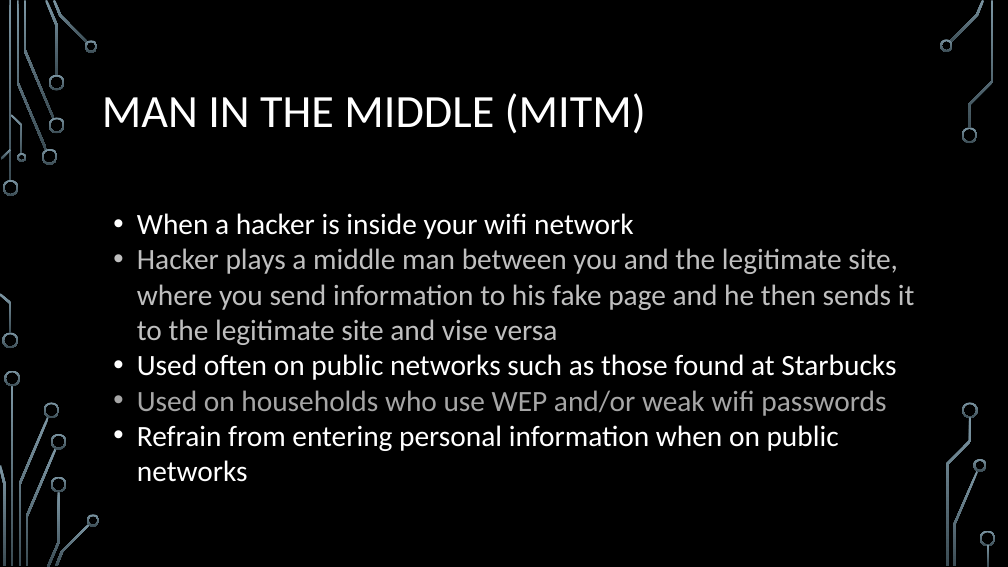
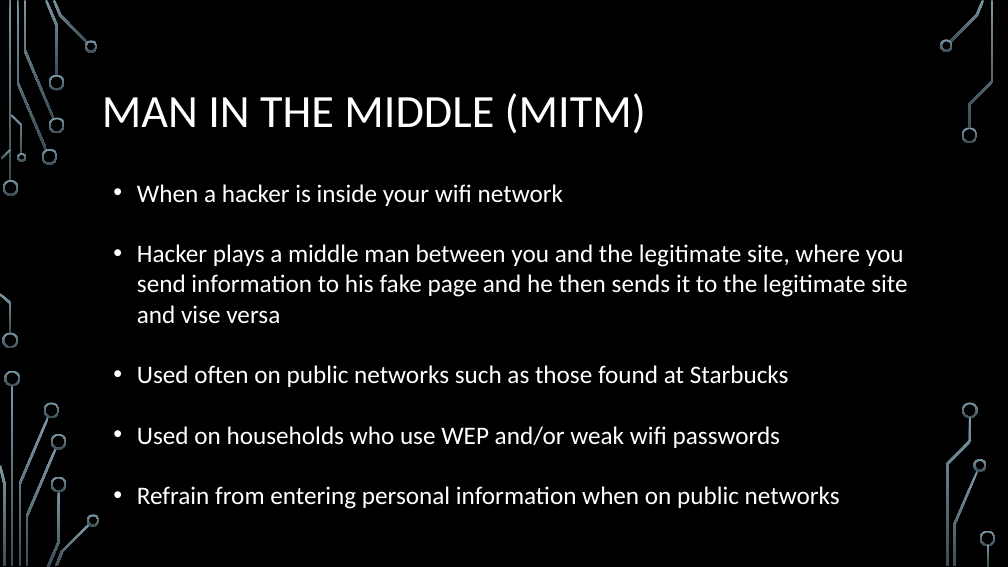
Before and after one commit to MVC-SEC/Club-Info, a slide deck: slide 8 of InfoSec Workshop/Phishing Attacks.pptx. Drawn at 1008x567 pixels with LibreOffice and Linux fonts; fonts in the diff are those of the drawing; background and template pictures are left out. Boxes give left, top, right and bottom in pixels: in the first picture for what was removed or moved away, otherwise in the second. Text is boxed around its words. In the diff, an @@ line names an element or a change of style, - is before the commit and + after.

```diff
--- a/InfoSec Workshop/Phishing Attacks.pptx
+++ b/InfoSec Workshop/Phishing Attacks.pptx
@@ text "When a hacker is inside ...": place and size @@
-text "When a hacker is inside ..." at [137, 213, 915, 482]
+text "When a hacker is inside ..." at [137, 184, 907, 509]
@@ text "When a hacker is inside ..." at [137, 184, 907, 509]: size 28 to 24 pt; text colour #BFBFBF to #FFFFFF in "Hacker plays a middle man between you ..."; text colour #A6A6A6 to #FFFFFF in "Used on households who use WEP and/or ..." @@
```
Also in this commit, not shown: 4 other files.
